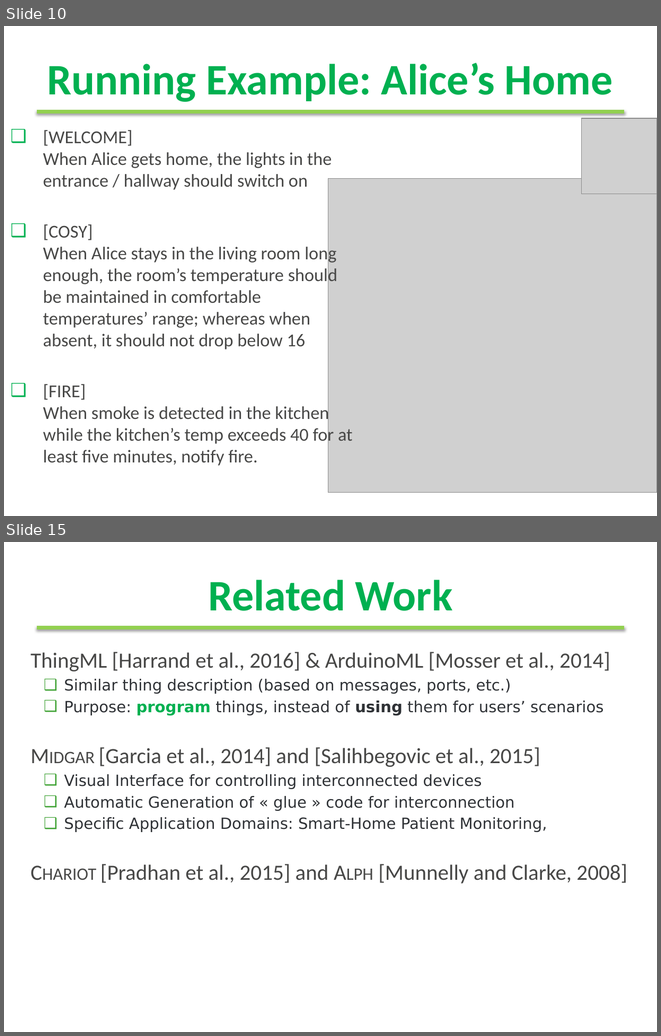
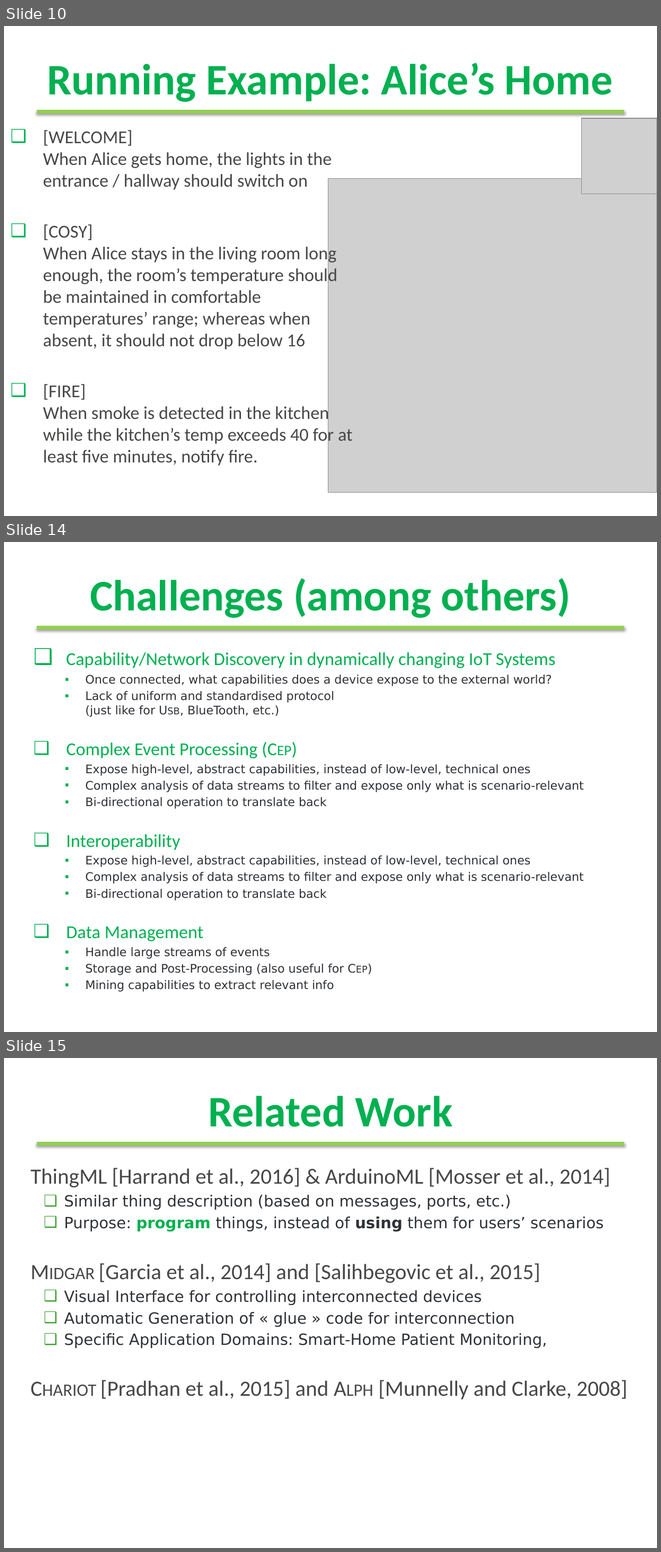
Before and after one commit to moussaamrani/IoTDSL, a slide deck: wiki/Writing/MODELSWARD2017/Presentation/ModelsWard2017.pptx. Shown one above the other, each under a label of ours: slides 10 and 15 before the commit, slides 10, 14 and 15 after it; the slides between them are not shown. The pictures are 661x1036 and 661x1552 pixels, drawn with LibreOffice and Linux fonts; fonts in the diff are those of the drawing; grey boxes stand for pictures; background and template pictures are left out. Boxes give left, top, right and bottom in pixels: in the first picture for what was removed or moved away, otherwise in the second. Text is boxed around its words. In the diff, an @@ line names an element or a change of style, - is before the commit and + after.

```diff
--- a/wiki/Writing/MODELSWARD2017/Presentation/ModelsWard2017.pptx
+++ b/wiki/Writing/MODELSWARD2017/Presentation/ModelsWard2017.pptx
@@ slide 14 added at box(4, 542, 657, 1032), background #FFFFFF; not listed: 1 template element that a slide beside it also shows @@
@@ title added at box(90, 578, 571, 618), 48 pt, text #00B050, bold @@
+Challenges (among others)
@@ text added at box(66, 652, 584, 991), 13 pt, text #2E3135 @@
+❑ Capability/Network Discovery in dynamically changing IoT Systems
+    ▪ Once connected, what capabilities does a device expose to the external world?
+    ▪ Lack of uniform and standardised protocol
+      (just like for Usb, BlueTooth, etc.)
+❑ Complex Event Processing (Cep)
+    ▪ Expose high-level, abstract capabilities, instead of low-level, technical ones
+    ▪ Complex analysis of data streams to filter and expose only what is scenario-relevant
+    ▪ Bi-directional operation to translate back
+❑ Interoperability
+    ▪ Expose high-level, abstract capabilities, instead of low-level, technical ones
+    ▪ Complex analysis of data streams to filter and expose only what is scenario-relevant
+    ▪ Bi-directional operation to translate back
+❑ Data Management
+    ▪ Handle large streams of events
+    ▪ Storage and Post-Processing (also useful for Cep)
+    ▪ Mining capabilities to extract relevant info
@@ page number added at box(556, 1013, 657, 1032), 11 pt, text #FFFFFF @@
+14
```
Also in this commit, not shown: 4 slides changed, 1 slide removed.
